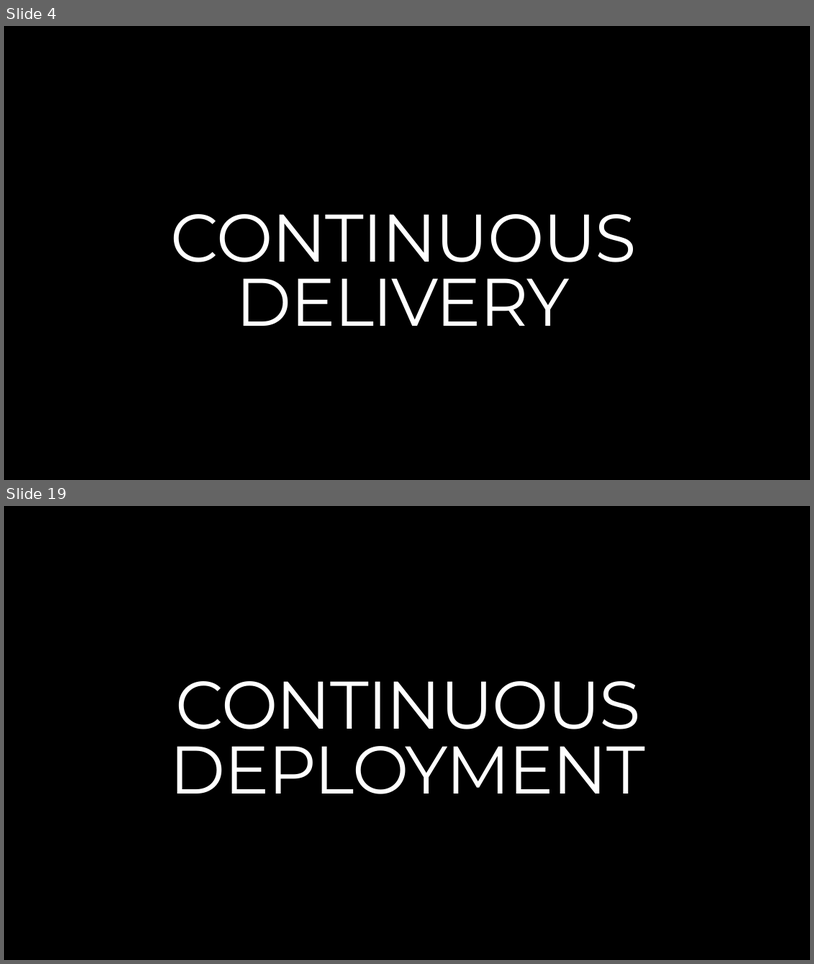
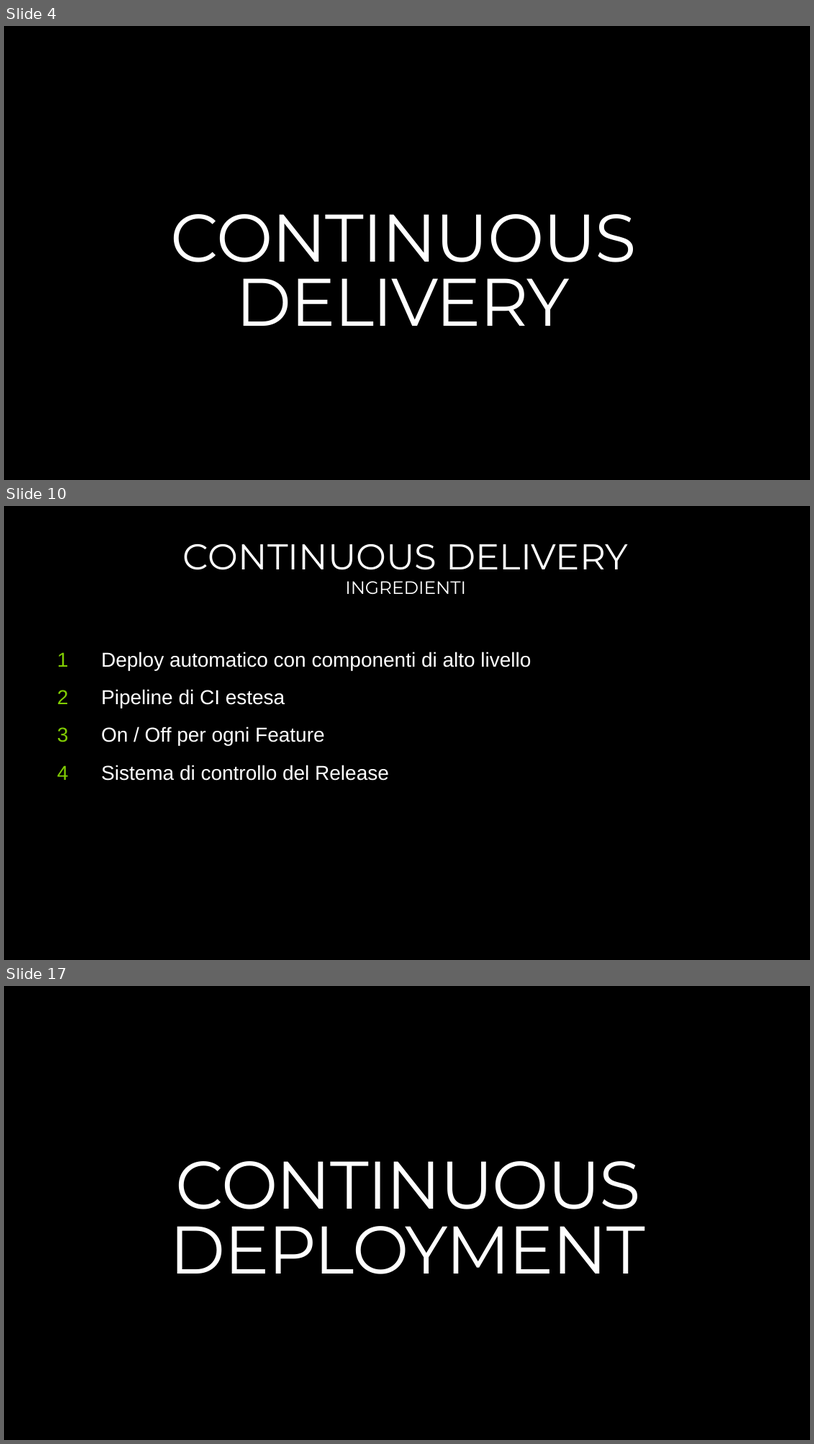
Before and after one commit to endless-upgrade/DevOpsHours, a slide deck: DEVOPS-3-TODO.pptx. Shown one above the other, each under a label of ours: slides 4 and 19 before the commit, slides 4, 10 and 17 after it; the slides between them are not shown. The pictures are 814x964 and 814x1444 pixels, drawn with LibreOffice and Linux fonts; fonts in the diff are those of the drawing; background and template pictures are left out. Boxes give left, top, right and bottom in pixels: in the first picture for what was removed or moved away, otherwise in the second. Text is boxed around its words. In the diff, an @@ line names an element or a change of style, - is before the commit and + after.

```diff
--- a/DEVOPS-3-TODO.pptx
+++ b/DEVOPS-3-TODO.pptx
@@ slide 10 added at box(4, 506, 810, 960), background #000000 @@
@@ title added at box(183, 544, 628, 570), 32 pt, text #FFFFFF @@
+CONTINUOUS DELIVERY
@@ subtitle added at box(345, 581, 466, 594), 16 pt, text #FFFFFF @@
+INGREDIENTI
@@ text added at box(101, 651, 531, 780), 18 pt, text #FFFFFF @@
+1 Deploy automatico con componenti di alto livello
+2 Pipeline di CI estesa
+3 On / Off per ogni Feature
+4 Sistema di controllo del Release
@@ what was slide 19 is now slide 17 @@
```
Also in this commit, not shown: 2 slides changed, 14 other slides added, 14 slides removed.
